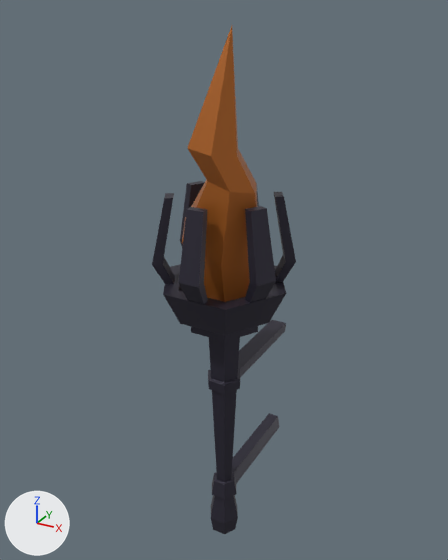
The glTF model public/models/settlement/torch.glb, before and after one commit.
Camera for both pictures: a 50 mm camera at (0.565, -1.027, 0.906) aimed at (-0.042, 0.076, 0.354). The lights are fixed; the arrows at lower left show +X, +Y and +Z. The first picture is the older version. Where no turn or scale is listed for an object, it has been applied to the vertices.

The first picture shows 'Torch'.
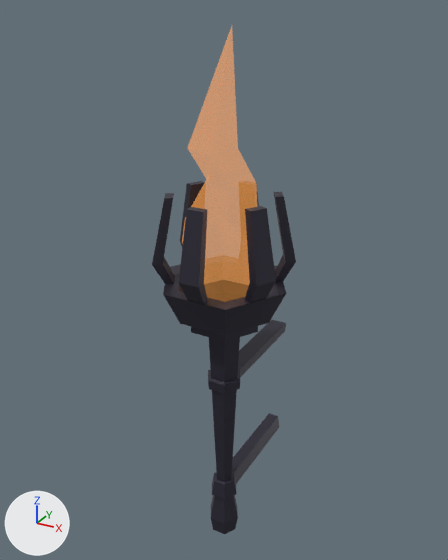
Pixel boxes [x1, y1, x2, y2] of what changed, in the pictures (448 x 560 px):
'Torch', surface changed, recoloured: [169, 26, 287, 312] in both

What the commit changed:
In material 'Fire' (mat_fire), metallic goes from 0.4 to 0.0.
In material 'Fire' (mat_fire), roughness goes from 0.415 to 1.0.
In material 'Fire' (mat_fire), alpha goes from 1.0 to 0.22.
In material 'Fire' (mat_fire), emission_color is now set to (1.0, 0.42, 0.1), orange #ffad59.
In material 'Fire' (mat_fire), emission_strength is now set to 1.0.
